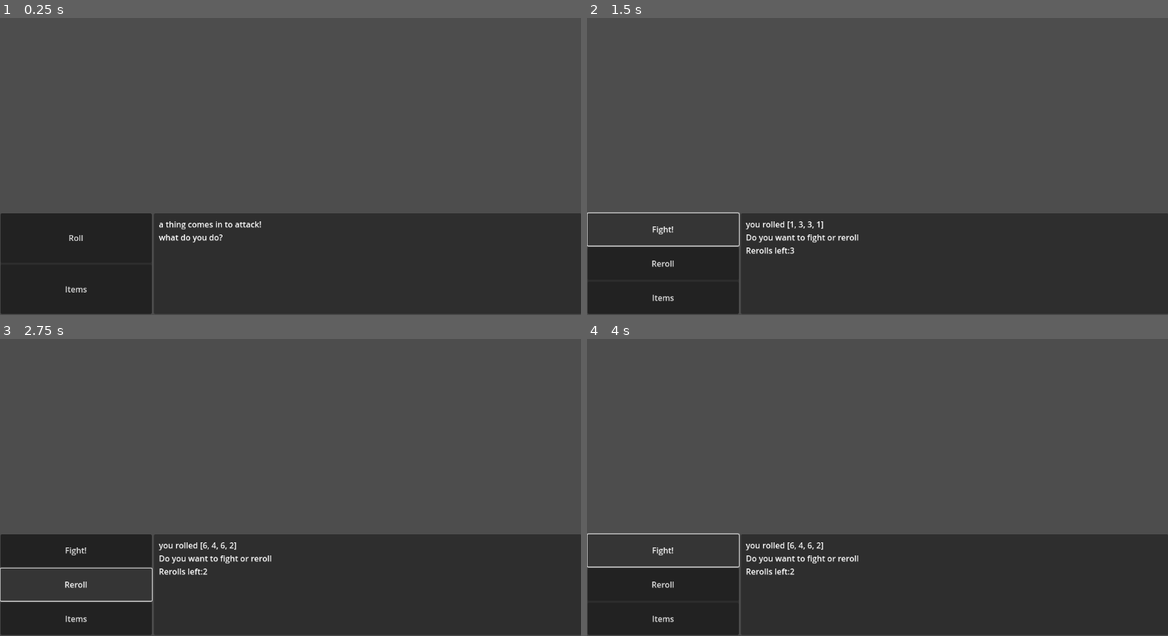
Above: before the commit, frames 1-4 (two rows, left to right).
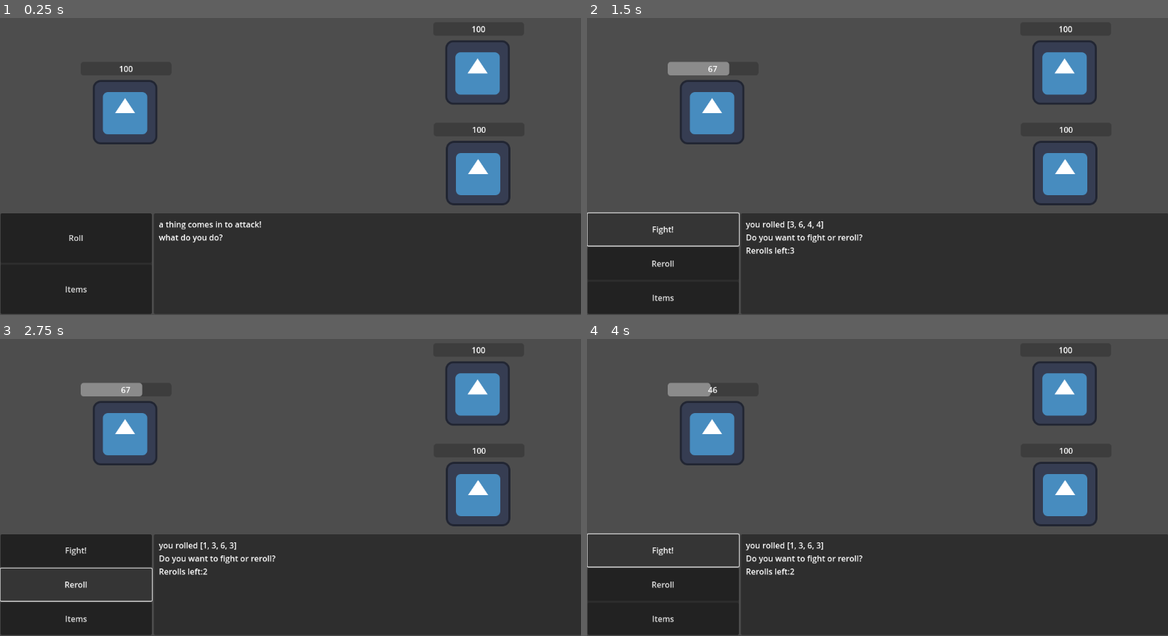
Above: after the commit, the same moments.

Repository: sander-lele/dice-game
Game: Godot game, scene res://scenes/game/battle_test.tscn
The game is run twice, just before and just after one commit, with the same random seed, the same clock (stepped at 60 frames per second) and the same inputs. The project has no main scene, so this scene is started directly. The engine's default icon, where the game draws it, is replaced by a stand-in: a white triangle on a blue panel in a dark square.
Inputs:
- Up to frame 1 (0.25 s): no input
- Up to frame 2 (1.5 s): click "Roll" at 0.5 s; click "Fight!" at 1.25 s
- Up to frame 3 (2.75 s): click "Reroll" at 2 s
- Up to frame 4 (4 s): click "Items" at 2.75 s; click "Fight!" at 3.5 s

The runs differ from the first frame. In frame 1, 4.3% of the frame differs, in the area x 16-88%, y 2-64%; in frame 2, 4.8%, in the area x 13-88%, y 2-76%; in frame 3, 4.8%; in frame 4, 4.7%.

Commit message:
dice game prototype 2

Diff:
--- a/dice-game/scenes/character and enemies/character_base.tscn
+++ b/dice-game/scenes/character and enemies/character_base.tscn
@@ -1,32 +1,21 @@
-[gd_scene format=3 uid="uid://b3pox32bvc2d5"]
+[gd_scene load_steps=3 format=3 uid="uid://b3pox32bvc2d5"]
 
-[node name="character_base" type="Control"]
-custom_minimum_size = Vector2(250, 100)
-layout_mode = 3
-anchors_preset = 15
-anchor_right = 1.0
-anchor_bottom = 1.0
-offset_right = -902.0
-offset_bottom = -430.0
-grow_horizontal = 2
-grow_vertical = 2
+[ext_resource type="Texture2D" uid="uid://cjr3otpi5bj2c" path="res://icon.svg" id="1_lbgw6"]
+[ext_resource type="Script" path="res://scripts/character_base.gd" id="2_xxyd1"]
 
-[node name="VBoxContainer" type="VBoxContainer" parent="."]
-layout_mode = 1
-anchors_preset = 15
-anchor_right = 1.0
-anchor_bottom = 1.0
-grow_horizontal = 2
-grow_vertical = 2
-theme_override_constants/separation = 40
+[node name="Sprite2D" type="Sprite2D"]
+texture = ExtResource("1_lbgw6")
+script = ExtResource("2_xxyd1")
 
-[node name="healthbar" type="ProgressBar" parent="VBoxContainer"]
-custom_minimum_size = Vector2(0, 50)
-layout_mode = 2
-value = 100.0
+[node name="ProgressBar" type="ProgressBar" parent="."]
+custom_minimum_size = Vector2(180, 25)
+offset_left = -88.0
+offset_top = -100.0
+offset_right = 92.0
+offset_bottom = -73.0
 show_percentage = false
 
-[node name="Label" type="Label" parent="VBoxContainer/healthbar"]
+[node name="Label" type="Label" parent="ProgressBar"]
 layout_mode = 1
 anchors_preset = 15
 anchor_right = 1.0
@@ -36,7 +25,3 @@
 text = "100"
 horizontal_alignment = 1
 vertical_alignment = 1
-
-[node name="TextureRect" type="TextureRect" parent="VBoxContainer"]
-layout_mode = 2
-stretch_mode = 5
--- a/dice-game/scenes/game/battle_test.tscn
+++ b/dice-game/scenes/game/battle_test.tscn
@@ -1,7 +1,8 @@
-[gd_scene load_steps=3 format=3 uid="uid://drb0tcmp3plwc"]
+[gd_scene load_steps=4 format=3 uid="uid://drb0tcmp3plwc"]
 
 [ext_resource type="PackedScene" uid="uid://cb100rwourebf" path="res://scenes/game parts/dice_manager.tscn" id="1_cqu12"]
 [ext_resource type="Script" path="res://scripts/battle.gd" id="1_xjucm"]
+[ext_resource type="PackedScene" uid="uid://b3pox32bvc2d5" path="res://scenes/character and enemies/character_base.tscn" id="3_7vcim"]
 
 [node name="battle_test" type="Control"]
 layout_mode = 3
@@ -29,16 +30,21 @@
 grow_horizontal = 2
 grow_vertical = 2
 
-[node name="HBoxContainer" type="HBoxContainer" parent="battle_UI"]
-layout_mode = 1
-anchors_preset = 15
-anchor_right = 1.0
-anchor_bottom = 1.0
-grow_horizontal = 2
-grow_vertical = 2
+[node name="player" parent="battle_UI" instance=ExtResource("3_7vcim")]
+position = Vector2(247, 137)
 
-[node name="Control" type="Control" parent="battle_UI/HBoxContainer"]
-layout_mode = 2
+[node name="enemy_batch_0" type="Control" parent="battle_UI"]
+anchors_preset = 0
+offset_right = 40.0
+offset_bottom = 40.0
+
+[node name="Sprite2D" parent="battle_UI/enemy_batch_0" instance=ExtResource("3_7vcim")]
+position = Vector2(946, 58)
+max_roll = 20
+dice_count = 2
+
+[node name="Sprite2D2" parent="battle_UI/enemy_batch_0" instance=ExtResource("3_7vcim")]
+position = Vector2(947, 258)
 
 [node name="bottom_UI" type="Control" parent="."]
 custom_minimum_size = Vector2(1152, 190)
@@ -116,4 +122,5 @@
 what do you do?"
 
 [connection signal="pressed" from="bottom_UI/HBoxContainer/button_panel/VBoxContainer/Roll" to="." method="_on_roll_pressed"]
+[connection signal="pressed" from="bottom_UI/HBoxContainer/button_panel/VBoxContainer/Fight" to="." method="_on_fight_pressed"]
 [connection signal="pressed" from="bottom_UI/HBoxContainer/button_panel/VBoxContainer/Reroll" to="." method="_on_reroll_pressed"]
--- a/dice-game/scripts/battle.gd
+++ b/dice-game/scripts/battle.gd
@@ -1,30 +1,50 @@
 extends Control
 
+var rng = RandomNumberGenerator.new()
+
 @onready var dice_manager = $dice_manager
-
-var turn = 1
-
 var dice = []
-var damage = []
+var damage = 0
 var rerolls = 3
-
-var player_hp = 100
-var enemy_hp = 100
 
 @onready var roll_button = $bottom_UI/HBoxContainer/button_panel/VBoxContainer/Roll
 @onready var fight_button = $bottom_UI/HBoxContainer/button_panel/VBoxContainer/Fight
 @onready var reroll_button = $bottom_UI/HBoxContainer/button_panel/VBoxContainer/Reroll
 @onready var items_button = $bottom_UI/HBoxContainer/button_panel/VBoxContainer/Items
 
+@onready var active_character = $battle_UI/player
+
+var round = 1
+
+func _ready() -> void:
+	rng.randomize()
+
+func enemy_turn():
+	var enemies = $battle_UI.get_child(round).get_children()
+	for i in enemies.size():
+		var stats = enemies[i].get_stats()
+		roll(stats[0],stats[1],stats[2],stats[3])
+		$battle_UI/player.hit(damage)
+
+
+
+
 func write_text(text):
+	#for now just writes text. will be useful when animating it later
 	$bottom_UI/HBoxContainer/text_panel/Label.text = text
 
-func roll():
-	button_set_reroll()
-	var roll = $dice_manager.roll_dice(1,6,4)
-	dice = roll[0]
-	damage = roll[1]
-	write_text("you rolled " + str(dice) + "\nDo you want to fight or reroll\nRerolls left:" + str(rerolls))
+func roll(min_roll:int,max_roll:int,dice_count:int,multiplier=1.0):
+	#resets the dice array and damage
+	damage = 0
+	dice = []
+	#rolls the dice and puts them into an array. Also claculates the damage
+	for i in range(dice_count):
+		var dice_result = rng.randi_range(min_roll,max_roll)
+		dice.append(dice_result)
+		damage += dice_result
+	damage *= multiplier
+	print(dice,damage)
+
 
 func button_set_default():
 	roll_button.visible = true
@@ -39,11 +59,18 @@
 	items_button.visible = true
 
 func _on_roll_pressed() -> void:
-	roll()
+	button_set_reroll()
+	roll(1,6,4,1)
+	print(dice,damage)
+	write_text("you rolled " + str(dice) + "\nDo you want to fight or reroll?\nRerolls left:" + str(rerolls))
 
 
 func _on_reroll_pressed() -> void:
 	rerolls -= 1
 	if rerolls <= 0:
 		reroll_button.disabled = true
-	roll()
+	roll(1,6,4,1)
+	write_text("you rolled " + str(dice) + "\nDo you want to fight or reroll?\nRerolls left:" + str(rerolls))
+
+func _on_fight_pressed() -> void:
+	enemy_turn()
--- /dev/null
+++ b/dice-game/scripts/character_base.gd
@@ -0,0 +1,16 @@
+extends Sprite2D
+
+@export var hp: int = 100
+@export var min_roll: int = 1
+@export var max_roll: int = 6
+@export var dice_count: int = 1
+@export var multiplier: int = 1
+
+
+func get_stats():
+	return [min_roll,max_roll,dice_count,multiplier]
+
+func hit(damage):
+	hp -= damage
+	$ProgressBar.value = hp
+	$ProgressBar/Label.text = str(hp)
--- a/dice-game/scripts/dice_manager.gd
+++ b/dice-game/scripts/dice_manager.gd
@@ -5,13 +5,3 @@
 func _ready():
 	#gets called once
 	rng.randomize()
-
-
-func roll_dice(min_roll:int,max_roll:int,dice_count:int,multiplier=1.0,total_damage=0):
-	#rolls the dice and calculates the damage
-	var dice = []
-	for i in range(dice_count):
-		var dice_result = rng.randi_range(min_roll,max_roll)
-		dice.append(dice_result)
-		total_damage += dice_result
-	return [dice, total_damage]
